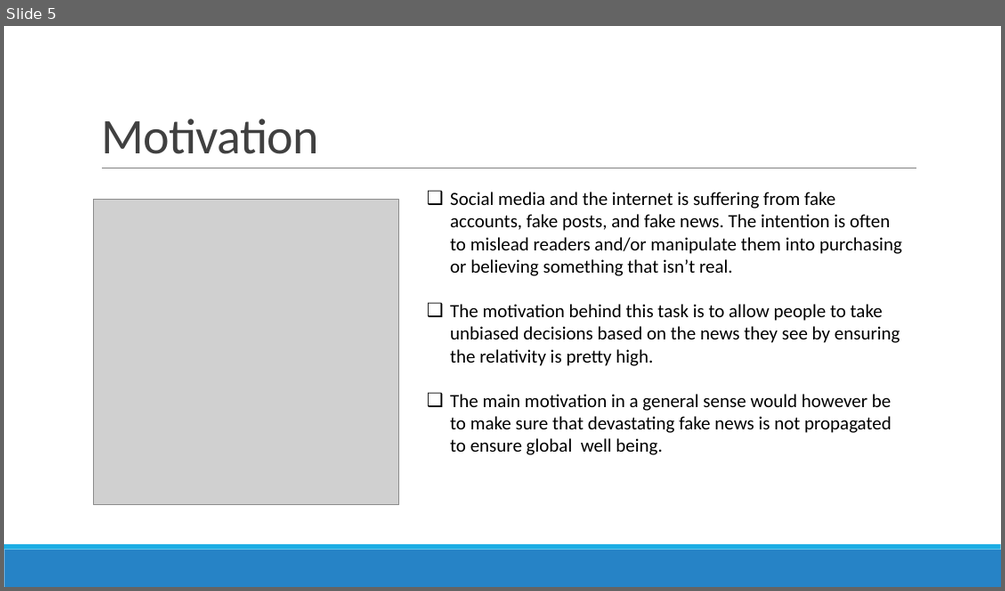
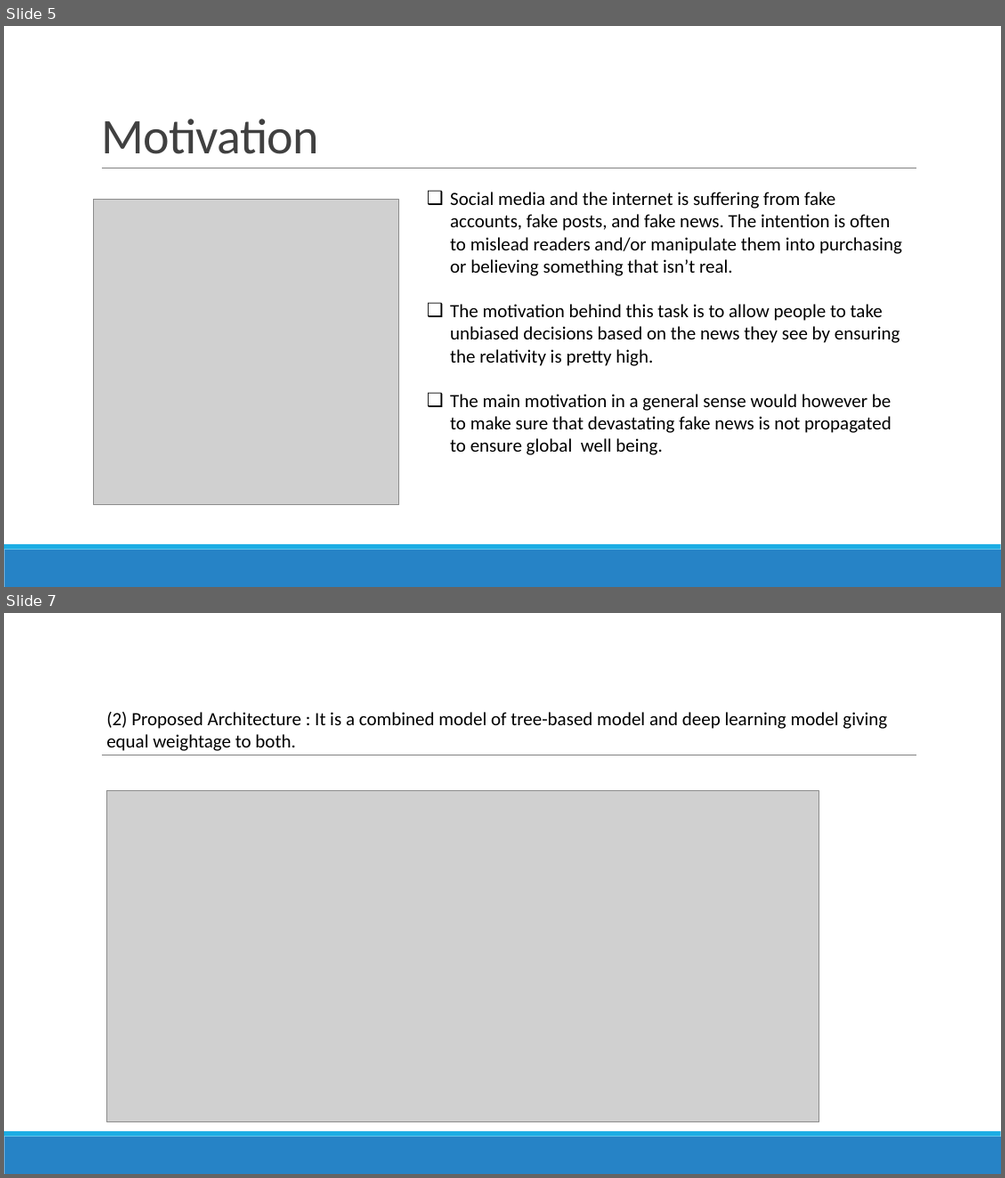
Before and after one commit to amansh45/fnc, a slide deck: SMAIPro.pptx. Shown one above the other, each under a label of ours: slide 5 before the commit, slides 5 and 7 after it; the slides between them are not shown. The pictures are 1005x591 and 1005x1178 pixels, drawn with LibreOffice and Linux fonts; fonts in the diff are those of the drawing; grey boxes stand for pictures. Boxes give left, top, right and bottom in pixels: in the first picture for what was removed or moved away, otherwise in the second. Text is boxed around its words. In the diff, an @@ line names an element or a change of style, - is before the commit and + after.

```diff
--- a/SMAIPro.pptx
+++ b/SMAIPro.pptx
@@ slide 7 added at (4, 613, 1001, 1174), background #FFFFFF; not listed: 3 template elements that a slide beside it also shows @@
@@ text added at (106, 712, 887, 751), 18 pt, text #000000 @@
+(2) Proposed Architecture : It is a combined model of tree-based model and deep learning model giving equal weightage to both.
@@ picture added at (107, 791, 819, 1122) @@
```
Also in this commit, not shown: 2 slides changed, 12 other slides added, 4 slides removed.
